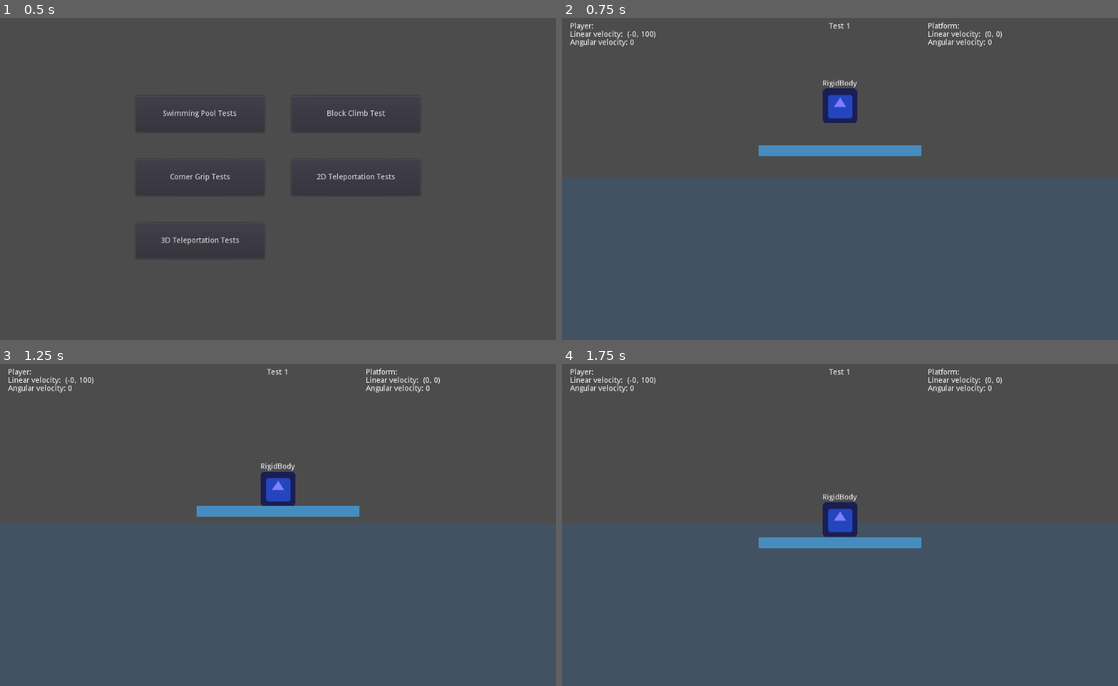
Above: before the commit, frames 1-4 (two rows, left to right).
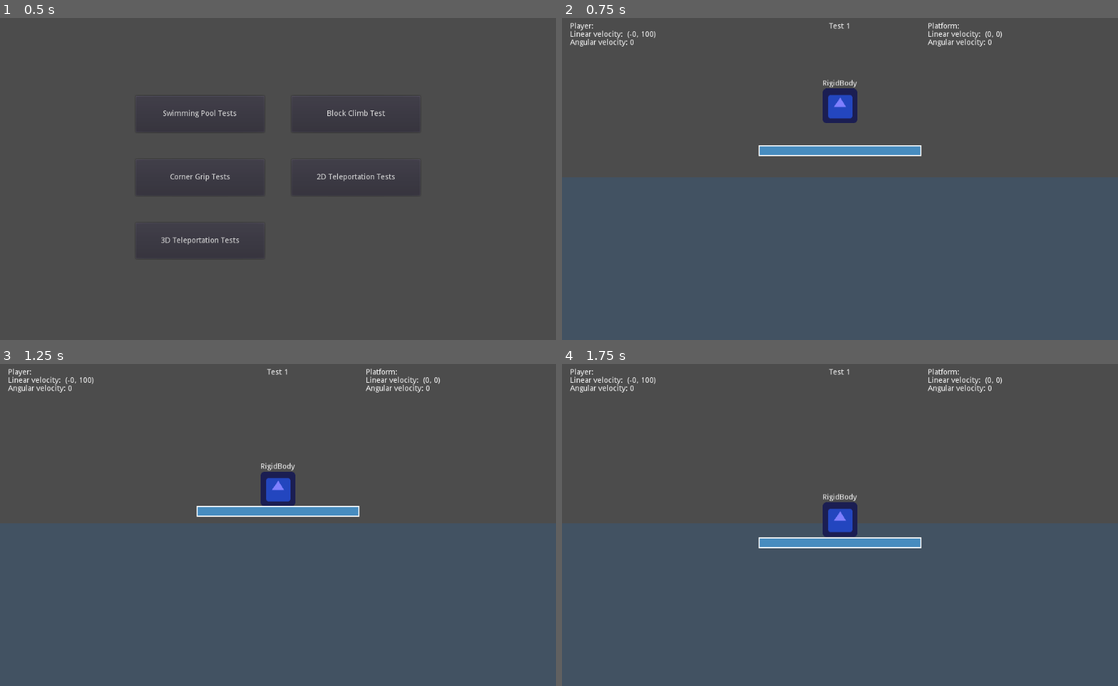
Above: after the commit, the same moments.

Repository: madmiraal/godot-gym
Game: Godot game, scene res://Menu.tscn
The game is run twice, just before and just after one commit, with the same random seed, the same clock (stepped at 60 frames per second) and the same inputs. The engine's default icon, where the game draws it, is replaced by a stand-in: a white triangle on a blue panel in a dark square.
Inputs:
- Up to frame 1 (0.5 s): no input
- Up to frame 2 (0.75 s): click "Swimming Pool Tests" at 0.5 s
- Up to frame 3 (1.25 s): no input
- Up to frame 4 (1.75 s): tap Enter (ui_accept) at 1.25, 1.52 s

Frame 1 is identical in both runs. In frame 2, 0.3% of the frame differs, in the area x 35-65%, y 39-43%; in frame 3, 0.3%; in frame 4, 0.3%.

Commit message:
Update block assets

Diff:
--- /dev/null
+++ b/2D Assets/Blocks/RigidBody Thin Platform.tscn
@@ -0,0 +1,30 @@
+[gd_scene load_steps=2 format=2]
+
+[sub_resource type="RectangleShape2D" id=1]
+extents = Vector2( 150, 10 )
+
+[node name="Platform" type="RigidBody2D"]
+collision_mask = 1048575
+__meta__ = {
+"_edit_group_": true
+}
+
+[node name="ColorRect" type="ColorRect" parent="."]
+anchor_left = 0.5
+anchor_top = 0.5
+anchor_right = 0.5
+anchor_bottom = 0.5
+margin_left = -150.0
+margin_top = -10.0
+margin_right = 150.0
+margin_bottom = 10.0
+__meta__ = {
+"_edit_use_anchors_": false
+}
+
+[node name="Polygon2D" type="Polygon2D" parent="."]
+color = Color( 0.278431, 0.54902, 0.74902, 1 )
+polygon = PoolVector2Array( -148, -8, 148, -8, 148, 8, -148, 8 )
+
+[node name="CollisionShape2D" type="CollisionShape2D" parent="."]
+shape = SubResource( 1 )
--- /dev/null
+++ b/2D Assets/Blocks/StaticBody Big Block.tscn
@@ -0,0 +1,30 @@
+[gd_scene load_steps=2 format=2]
+
+[sub_resource type="RectangleShape2D" id=1]
+extents = Vector2( 100, 100 )
+
+[node name="Block" type="StaticBody2D"]
+collision_mask = 1048575
+__meta__ = {
+"_edit_group_": true
+}
+
+[node name="ColorRect" type="ColorRect" parent="."]
+anchor_left = 0.5
+anchor_top = 0.5
+anchor_right = 0.5
+anchor_bottom = 0.5
+margin_left = -100.0
+margin_top = -100.0
+margin_right = 100.0
+margin_bottom = 100.0
+__meta__ = {
+"_edit_use_anchors_": false
+}
+
+[node name="Polygon2D" type="Polygon2D" parent="."]
+color = Color( 0.278431, 0.54902, 0.74902, 1 )
+polygon = PoolVector2Array( -98, -98, 98, -98, 98, 98, -98, 98 )
+
+[node name="CollisionShape2D" type="CollisionShape2D" parent="."]
+shape = SubResource( 1 )
--- /dev/null
+++ b/2D Assets/Blocks/StaticBody Big Narrow Block.tscn
@@ -0,0 +1,33 @@
+[gd_scene load_steps=3 format=2]
+
+[ext_resource path="res://2D Assets/Ice Physics Material.tres" type="PhysicsMaterial" id=1]
+
+[sub_resource type="RectangleShape2D" id=1]
+extents = Vector2( 50, 100 )
+
+[node name="Block" type="StaticBody2D"]
+collision_mask = 1048575
+physics_material_override = ExtResource( 1 )
+__meta__ = {
+"_edit_group_": true
+}
+
+[node name="ColorRect" type="ColorRect" parent="."]
+anchor_left = 0.5
+anchor_top = 0.5
+anchor_right = 0.5
+anchor_bottom = 0.5
+margin_left = -50.0
+margin_top = -100.0
+margin_right = 50.0
+margin_bottom = 100.0
+__meta__ = {
+"_edit_use_anchors_": false
+}
+
+[node name="Polygon2D" type="Polygon2D" parent="."]
+color = Color( 0.278431, 0.54902, 0.74902, 1 )
+polygon = PoolVector2Array( -48, -98, 48, -98, 48, 98, -48, 98 )
+
+[node name="CollisionShape2D" type="CollisionShape2D" parent="."]
+shape = SubResource( 1 )
--- a/2DAssets/StaticBody Thin Blocks.tscn
+++ b/2D Assets/Blocks/StaticBody Block.tscn
@@ -1,13 +1,10 @@
-[gd_scene load_steps=3 format=2]
-
-[ext_resource path="res://2DAssets/Ice Physics Material.tres" type="PhysicsMaterial" id=1]
+[gd_scene load_steps=2 format=2]
 
 [sub_resource type="RectangleShape2D" id=1]
-extents = Vector2( 50, 100 )
+extents = Vector2( 32, 32 )
 
 [node name="Block" type="StaticBody2D"]
 collision_mask = 1048575
-physics_material_override = ExtResource( 1 )
 __meta__ = {
 "_edit_group_": true
 }
@@ -17,18 +14,17 @@
 anchor_top = 0.5
 anchor_right = 0.5
 anchor_bottom = 0.5
-margin_left = -50.0
-margin_top = -100.0
-margin_right = 50.0
-margin_bottom = 100.0
+margin_left = -32.0
+margin_top = -32.0
+margin_right = 32.0
+margin_bottom = 32.0
 __meta__ = {
 "_edit_use_anchors_": false
 }
 
 [node name="Polygon2D" type="Polygon2D" parent="."]
 color = Color( 0.278431, 0.54902, 0.74902, 1 )
-polygon = PoolVector2Array( -48, -98, 48, -98, 48, 98, -48, 98 )
+polygon = PoolVector2Array( -30, -30, 30, -30, 30, 30, -30, 30 )
 
 [node name="CollisionShape2D" type="CollisionShape2D" parent="."]
 shape = SubResource( 1 )
-one_way_collision = true
--- /dev/null
+++ b/2D Assets/Blocks/StaticBody Platform.tscn
@@ -0,0 +1,30 @@
+[gd_scene load_steps=2 format=2]
+
+[sub_resource type="RectangleShape2D" id=1]
+extents = Vector2( 150, 30 )
+
+[node name="Platform" type="StaticBody2D"]
+collision_mask = 1048575
+__meta__ = {
+"_edit_group_": true
+}
+
+[node name="ColorRect" type="ColorRect" parent="."]
+anchor_left = 0.5
+anchor_top = 0.5
+anchor_right = 0.5
+anchor_bottom = 0.5
+margin_left = -150.0
+margin_top = -30.0
+margin_right = 150.0
+margin_bottom = 30.0
+__meta__ = {
+"_edit_use_anchors_": false
+}
+
+[node name="Polygon2D" type="Polygon2D" parent="."]
+color = Color( 0.278431, 0.54902, 0.74902, 1 )
+polygon = PoolVector2Array( -148, -28, 148, -28, 148, 28, -148, 28 )
+
+[node name="CollisionShape2D" type="CollisionShape2D" parent="."]
+shape = SubResource( 1 )
--- a/2DAssets/KinematicBody Player.tscn
+++ b/2D Assets/KinematicBody Player.tscn
@@ -1,14 +1,14 @@
 [gd_scene load_steps=4 format=2]
 
-[ext_resource path="res://icon.png" type="Texture" id=1]
-[ext_resource path="res://2DAssets/KinematicBody Player.gd" type="Script" id=2]
+[ext_resource path="res://2D Assets/KinematicBody Player.gd" type="Script" id=1]
+[ext_resource path="res://icon.png" type="Texture" id=2]
 
 [sub_resource type="RectangleShape2D" id=1]
 extents = Vector2( 32, 32 )
 
 [node name="Player" type="KinematicBody2D"]
 collision_layer = 4
-script = ExtResource( 2 )
+script = ExtResource( 1 )
 __meta__ = {
 "_edit_group_": true
 }
--- /dev/null
+++ b/2D Assets/One-Way Blocks/RigidBody Thin Platform.tscn
@@ -0,0 +1,31 @@
+[gd_scene load_steps=2 format=2]
+
+[sub_resource type="RectangleShape2D" id=1]
+extents = Vector2( 150, 10 )
+
+[node name="Platform" type="RigidBody2D"]
+collision_mask = 1048575
+__meta__ = {
+"_edit_group_": true
+}
+
+[node name="ColorRect" type="ColorRect" parent="."]
+anchor_left = 0.5
+anchor_top = 0.5
+anchor_right = 0.5
+anchor_bottom = 0.5
+margin_left = -150.0
+margin_top = -10.0
+margin_right = 150.0
+margin_bottom = 10.0
+__meta__ = {
+"_edit_use_anchors_": false
+}
+
+[node name="Polygon2D" type="Polygon2D" parent="."]
+color = Color( 0.278431, 0.54902, 0.74902, 1 )
+polygon = PoolVector2Array( -148, -8, 148, -8, 148, 8, -148, 8 )
+
+[node name="CollisionShape2D" type="CollisionShape2D" parent="."]
+shape = SubResource( 1 )
+one_way_collision = true
--- /dev/null
+++ b/2D Assets/One-Way Blocks/StaticBody Big Block.tscn
@@ -0,0 +1,31 @@
+[gd_scene load_steps=2 format=2]
+
+[sub_resource type="RectangleShape2D" id=1]
+extents = Vector2( 100, 100 )
+
+[node name="Block" type="StaticBody2D"]
+collision_mask = 1048575
+__meta__ = {
+"_edit_group_": true
+}
+
+[node name="ColorRect" type="ColorRect" parent="."]
+anchor_left = 0.5
+anchor_top = 0.5
+anchor_right = 0.5
+anchor_bottom = 0.5
+margin_left = -100.0
+margin_top = -100.0
+margin_right = 100.0
+margin_bottom = 100.0
+__meta__ = {
+"_edit_use_anchors_": false
+}
+
+[node name="Polygon2D" type="Polygon2D" parent="."]
+color = Color( 0.278431, 0.54902, 0.74902, 1 )
+polygon = PoolVector2Array( -98, -98, 98, -98, 98, 98, -98, 98 )
+
+[node name="CollisionShape2D" type="CollisionShape2D" parent="."]
+shape = SubResource( 1 )
+one_way_collision = true
--- /dev/null
+++ b/2D Assets/One-Way Blocks/StaticBody Big Narrow Block.tscn
@@ -0,0 +1,34 @@
+[gd_scene load_steps=3 format=2]
+
+[ext_resource path="res://2D Assets/Ice Physics Material.tres" type="PhysicsMaterial" id=1]
+
+[sub_resource type="RectangleShape2D" id=1]
+extents = Vector2( 50, 100 )
+
+[node name="Block" type="StaticBody2D"]
+collision_mask = 1048575
+physics_material_override = ExtResource( 1 )
+__meta__ = {
+"_edit_group_": true
+}
+
+[node name="ColorRect" type="ColorRect" parent="."]
+anchor_left = 0.5
+anchor_top = 0.5
+anchor_right = 0.5
+anchor_bottom = 0.5
+margin_left = -50.0
+margin_top = -100.0
+margin_right = 50.0
+margin_bottom = 100.0
+__meta__ = {
+"_edit_use_anchors_": false
+}
+
+[node name="Polygon2D" type="Polygon2D" parent="."]
+color = Color( 0.278431, 0.54902, 0.74902, 1 )
+polygon = PoolVector2Array( -48, -98, 48, -98, 48, 98, -48, 98 )
+
+[node name="CollisionShape2D" type="CollisionShape2D" parent="."]
+shape = SubResource( 1 )
+one_way_collision = true
--- /dev/null
+++ b/2D Assets/One-Way Blocks/StaticBody Block.tscn
@@ -0,0 +1,31 @@
+[gd_scene load_steps=2 format=2]
+
+[sub_resource type="RectangleShape2D" id=1]
+extents = Vector2( 32, 32 )
+
+[node name="Block" type="StaticBody2D"]
+collision_mask = 1048575
+__meta__ = {
+"_edit_group_": true
+}
+
+[node name="ColorRect" type="ColorRect" parent="."]
+anchor_left = 0.5
+anchor_top = 0.5
+anchor_right = 0.5
+anchor_bottom = 0.5
+margin_left = -32.0
+margin_top = -32.0
+margin_right = 32.0
+margin_bottom = 32.0
+__meta__ = {
+"_edit_use_anchors_": false
+}
+
+[node name="Polygon2D" type="Polygon2D" parent="."]
+color = Color( 0.278431, 0.54902, 0.74902, 1 )
+polygon = PoolVector2Array( -30, -30, 30, -30, 30, 30, -30, 30 )
+
+[node name="CollisionShape2D" type="CollisionShape2D" parent="."]
+shape = SubResource( 1 )
+one_way_collision = true
--- a/2DAssets/StaticBody Blocks.tscn
+++ b/2D Assets/One-Way Blocks/StaticBody Platform.tscn
@@ -1,31 +1,31 @@
 [gd_scene load_steps=2 format=2]
 
 [sub_resource type="RectangleShape2D" id=1]
-extents = Vector2( 100, 100 )
+extents = Vector2( 150, 30 )
 
-[node name="Block" type="StaticBody2D"]
+[node name="Platform" type="StaticBody2D"]
 collision_mask = 1048575
 __meta__ = {
 "_edit_group_": true
 }
-
-[node name="CollisionShape2D" type="CollisionShape2D" parent="."]
-shape = SubResource( 1 )
-one_way_collision = true
 
 [node name="ColorRect" type="ColorRect" parent="."]
 anchor_left = 0.5
 anchor_top = 0.5
 anchor_right = 0.5
 anchor_bottom = 0.5
-margin_left = -100.0
-margin_top = -100.0
-margin_right = 100.0
-margin_bottom = 100.0
+margin_left = -150.0
+margin_top = -30.0
+margin_right = 150.0
+margin_bottom = 30.0
 __meta__ = {
 "_edit_use_anchors_": false
 }
 
 [node name="Polygon2D" type="Polygon2D" parent="."]
 color = Color( 0.278431, 0.54902, 0.74902, 1 )
-polygon = PoolVector2Array( -98, -98, 98, -98, 98, 98, -98, 98 )
+polygon = PoolVector2Array( -148, -28, 148, -28, 148, 28, -148, 28 )
+
+[node name="CollisionShape2D" type="CollisionShape2D" parent="."]
+shape = SubResource( 1 )
+one_way_collision = true
--- a/2DAssets/Target.tscn
+++ b/2D Assets/Target.tscn
@@ -1,6 +1,6 @@
 [gd_scene load_steps=3 format=2]
 
-[ext_resource path="res://2DAssets/Target.gd" type="Script" id=1]
+[ext_resource path="res://2D Assets/Target.gd" type="Script" id=1]
 
 [sub_resource type="RectangleShape2D" id=1]
 extents = Vector2( 32, 32 )
--- a/2DAssets/RigidBody Platform.tscn
+++ /dev/null
@@ -1,18 +0,0 @@
-[gd_scene load_steps=2 format=2]
-
-[sub_resource type="RectangleShape2D" id=1]
-extents = Vector2( 150, 10 )
-
-[node name="Platform" type="RigidBody2D"]
-collision_mask = 1048575
-__meta__ = {
-"_edit_group_": true
-}
-
-[node name="CollisionShape2D" type="CollisionShape2D" parent="."]
-shape = SubResource( 1 )
-one_way_collision = true
-
-[node name="Polygon2D" type="Polygon2D" parent="."]
-color = Color( 0.278431, 0.54902, 0.74902, 1 )
-polygon = PoolVector2Array( -150, -10, 150, -10, 150, 10, -150, 10 )
--- a/2DAssets/StaticBody Platform.tscn
+++ /dev/null
@@ -1,18 +0,0 @@
-[gd_scene load_steps=2 format=2]
-
-[sub_resource type="RectangleShape2D" id=1]
-extents = Vector2( 150, 30 )
-
-[node name="Platform" type="StaticBody2D"]
-collision_mask = 1048575
-__meta__ = {
-"_edit_group_": true
-}
-
-[node name="CollisionShape2D" type="CollisionShape2D" parent="."]
-shape = SubResource( 1 )
-one_way_collision = true
-
-[node name="Polygon2D" type="Polygon2D" parent="."]
-color = Color( 0.278431, 0.54902, 0.74902, 1 )
-polygon = PoolVector2Array( -150, -30, 150, -30, 150, 30, -150, 30 )
--- a/3DAssets/RigidBody Player.tscn
+++ b/3D Assets/KinematicBody Player.tscn
@@ -1,16 +1,18 @@
-[gd_scene load_steps=5 format=2]
+[gd_scene load_steps=6 format=2]
 
-[ext_resource path="res://3DAssets/Label3D.tscn" type="PackedScene" id=1]
+[ext_resource path="res://3D Assets/KinematicBody Player.gd" type="Script" id=1]
+[ext_resource path="res://3D Assets/Label3D.tscn" type="PackedScene" id=2]
 
 [sub_resource type="BoxShape" id=1]
 
 [sub_resource type="SpatialMaterial" id=2]
-albedo_color = Color( 0, 0.501961, 0, 1 )
+albedo_color = Color( 0, 0, 0.498039, 1 )
 
 [sub_resource type="CubeMesh" id=3]
 material = SubResource( 2 )
 
-[node name="Player" type="RigidBody"]
+[node name="Player" type="KinematicBody"]
+script = ExtResource( 1 )
 __meta__ = {
 "_edit_group_": true
 }
@@ -22,5 +24,5 @@
 mesh = SubResource( 3 )
 material/0 = null
 
-[node name="Label" parent="." instance=ExtResource( 1 )]
+[node name="Label3D" parent="." instance=ExtResource( 2 )]
 transform = Transform( 1, 0, 0, 0, 1, 0, 0, 0, 1, 0, 1.1, 1 )
--- a/3DAssets/KinematicBody Player.tscn
+++ b/3D Assets/RigidBody Player.tscn
@@ -1,18 +1,16 @@
-[gd_scene load_steps=6 format=2]
+[gd_scene load_steps=5 format=2]
 
-[ext_resource path="res://3DAssets/Label3D.tscn" type="PackedScene" id=1]
-[ext_resource path="res://3DAssets/KinematicBody Player.gd" type="Script" id=2]
+[ext_resource path="res://3D Assets/Label3D.tscn" type="PackedScene" id=1]
 
 [sub_resource type="BoxShape" id=1]
 
 [sub_resource type="SpatialMaterial" id=2]
-albedo_color = Color( 0, 0, 0.498039, 1 )
+albedo_color = Color( 0, 0.501961, 0, 1 )
 
 [sub_resource type="CubeMesh" id=3]
 material = SubResource( 2 )
 
-[node name="Player" type="KinematicBody"]
-script = ExtResource( 2 )
+[node name="Player" type="RigidBody"]
 __meta__ = {
 "_edit_group_": true
 }
@@ -24,5 +22,5 @@
 mesh = SubResource( 3 )
 material/0 = null
 
-[node name="Label3D" parent="." instance=ExtResource( 1 )]
+[node name="Label" parent="." instance=ExtResource( 1 )]
 transform = Transform( 1, 0, 0, 0, 1, 0, 0, 0, 1, 0, 1.1, 1 )
--- a/OneWayTests/Block Climb Test.tscn
+++ b/OneWayTests/Block Climb Test.tscn
@@ -1,12 +1,12 @@
 [gd_scene load_steps=8 format=2]
 
 [ext_resource path="res://OneWayTests/Block Climb Test.gd" type="Script" id=1]
-[ext_resource path="res://2DAssets/Ice Physics Material.tres" type="PhysicsMaterial" id=2]
-[ext_resource path="res://2DAssets/StaticBody Floor.tscn" type="PackedScene" id=3]
-[ext_resource path="res://2DAssets/Target.tscn" type="PackedScene" id=4]
-[ext_resource path="res://2DAssets/RigidBody Player.tscn" type="PackedScene" id=5]
-[ext_resource path="res://2DAssets/StaticBody Thin Blocks.tscn" type="PackedScene" id=6]
-[ext_resource path="res://2DAssets/KinematicBody Player.tscn" type="PackedScene" id=7]
+[ext_resource path="res://2D Assets/Ice Physics Material.tres" type="PhysicsMaterial" id=2]
+[ext_resource path="res://2D Assets/StaticBody Floor.tscn" type="PackedScene" id=3]
+[ext_resource path="res://2D Assets/Target.tscn" type="PackedScene" id=4]
+[ext_resource path="res://2D Assets/RigidBody Player.tscn" type="PackedScene" id=5]
+[ext_resource path="res://2D Assets/One-Way Blocks/StaticBody Big Narrow Block.tscn" type="PackedScene" id=6]
+[ext_resource path="res://2D Assets/KinematicBody Player.tscn" type="PackedScene" id=7]
 
 [node name="Block Climb Test" type="Node2D"]
 script = ExtResource( 1 )
--- a/OneWayTests/Corner Grip Tests.gd
+++ b/OneWayTests/Corner Grip Tests.gd
@@ -6,9 +6,9 @@
 export (bool) var one_way_platform = true
 export (float) var offset_size = 1
 
-onready var rigid_player_scene = preload("res://2DAssets/RigidBody Player.tscn")
-onready var kinematic_player_scene = preload("res://2DAssets/KinematicBody Player.tscn")
-onready var target_scene = preload("res://2DAssets/Target.tscn")
+onready var rigid_player_scene = preload("res://2D Assets/RigidBody Player.tscn")
+onready var kinematic_player_scene = preload("res://2D Assets/KinematicBody Player.tscn")
+onready var target_scene = preload("res://2D Assets/Target.tscn")
 
 enum OFFSET { NONE, TOP, SIDE }
 enum DIRECTION { UP, UP_RIGHT, RIGHT, DOWN_RIGHT, DOWN, DOWN_LEFT, LEFT, UP_LEFT }
--- a/OneWayTests/Corner Grip Tests.tscn
+++ b/OneWayTests/Corner Grip Tests.tscn
@@ -1,6 +1,6 @@
 [gd_scene load_steps=3 format=2]
 
-[ext_resource path="res://2DAssets/StaticBody Platform.tscn" type="PackedScene" id=1]
+[ext_resource path="res://2D Assets/One-Way Blocks/StaticBody Platform.tscn" type="PackedScene" id=1]
 [ext_resource path="res://OneWayTests/Corner Grip Tests.gd" type="Script" id=2]
 
 [node name="Corner Grip Tests" type="Node2D"]
--- a/OneWayTests/Swimming Pool Tests.gd
+++ b/OneWayTests/Swimming Pool Tests.gd
@@ -2,8 +2,8 @@
 
 export (bool) var loop = false
 
-onready var player_scene = preload("res://2DAssets/RigidBody Player.tscn")
-onready var platform_scene = preload("res://2DAssets/RigidBody Platform.tscn")
+onready var player_scene = preload("res://2D Assets/RigidBody Player.tscn")
+onready var platform_scene = preload("res://2D Assets/One-Way Blocks/RigidBody Thin Platform.tscn")
 
 var player
 var platform
--- a/TestBodyMotionTests/Teleportation Tests.gd
+++ b/TestBodyMotionTests/Teleportation Tests.gd
@@ -39,8 +39,8 @@
 func _ready():
 	var node = self
 	if node is Spatial:
-		rigid_player_scene = preload("res://3DAssets/RigidBody Player.tscn")
-		kinematic_player_scene = preload("res://3DAssets/KinematicBody Player.tscn")
+		rigid_player_scene = preload("res://3D Assets/RigidBody Player.tscn")
+		kinematic_player_scene = preload("res://3D Assets/KinematicBody Player.tscn")
 		starting_position2 = Vector3(0, 0, 0)
 		motion = Vector3()
 		step_size = 0.1
@@ -49,8 +49,8 @@
 		if margin == 0.08:
 			margin *= 0.001 / 0.08
 	else:
-		rigid_player_scene = preload("res://2DAssets/RigidBody Player.tscn")
-		kinematic_player_scene = preload("res://2DAssets/KinematicBody Player.tscn")
+		rigid_player_scene = preload("res://2D Assets/RigidBody Player.tscn")
+		kinematic_player_scene = preload("res://2D Assets/KinematicBody Player.tscn")
 		starting_position2 = Vector2(500, 300)
 		motion = Vector2()
 		step_size = 1
Renamed: 2DAssets/Ice Physics Material.tres -> 2D Assets/Ice Physics Material.tres
Renamed: 2DAssets/KinematicBody Player.gd -> 2D Assets/KinematicBody Player.gd
Not shown: 1 places in 2D Assets/KinematicBody Player.tscn that only renumber resources
Renamed: 2DAssets/RigidBody Player.tscn -> 2D Assets/RigidBody Player.tscn
Renamed: 2DAssets/StaticBody Floor.tscn -> 2D Assets/StaticBody Floor.tscn
Renamed: 2DAssets/Target.gd -> 2D Assets/Target.gd
Renamed: 3DAssets/KinematicBody Player.gd -> 3D Assets/KinematicBody Player.gd
Not shown: 3 places in 3D Assets/Label3D.tscn that only renumber resources
